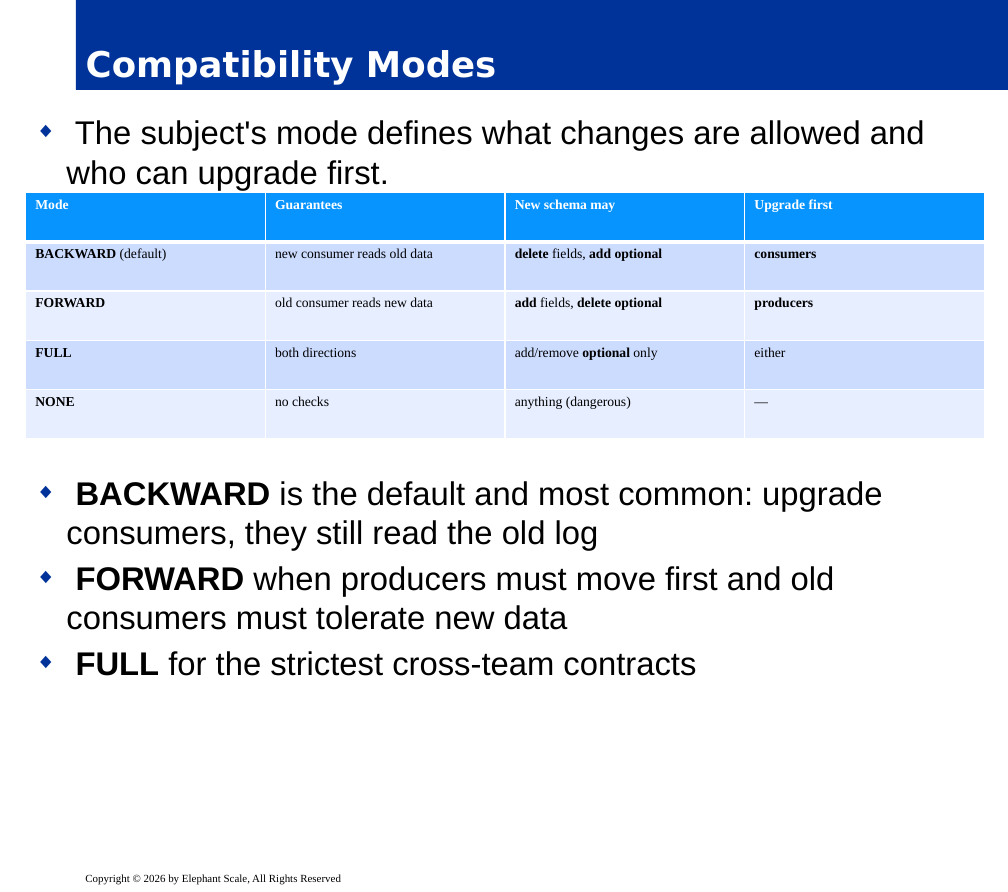
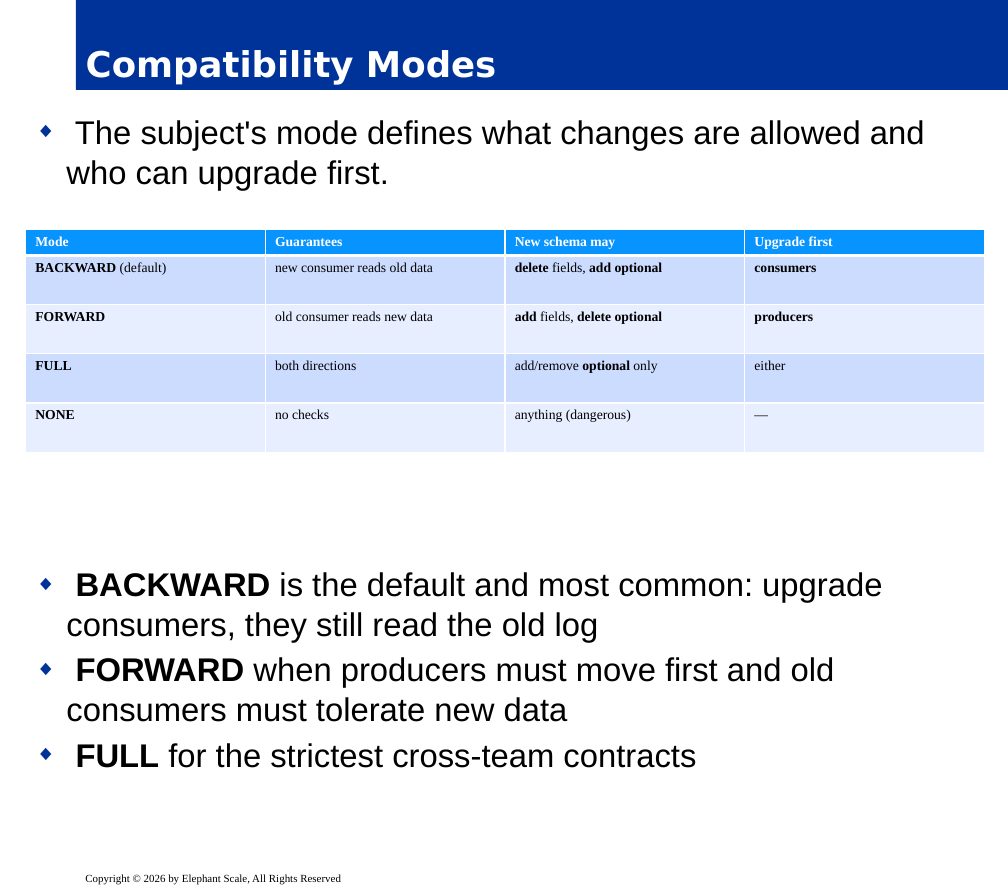
Before and after one commit to elephantscale/Apache-Kafka-for-Developers, a slide deck: slide 9 of slides/release/08__inter-4-schema-registry.pptx. Drawn at 1008x892 pixels with LibreOffice and Linux fonts; fonts in the diff are those of the drawing; background and template pictures are left out. Boxes give left, top, right and bottom in pixels: in the first picture for what was removed or moved away, otherwise in the second. Text is boxed around its words. In the diff, an @@ line names an element or a change of style, - is before the commit and + after.

```diff
--- a/slides/release/08__inter-4-schema-registry.pptx
+++ b/slides/release/08__inter-4-schema-registry.pptx
@@ text "The subject's mode defines what ..." rewrapped from <box>66,120,925,676</box> to <box>66,120,925,768</box> @@
@@ table: place and size @@
-table at <box>26,193,985,439</box>
+table at <box>26,229,985,544</box>
```
Also in this commit, not shown: 6 other slides changed, 1 other file.
